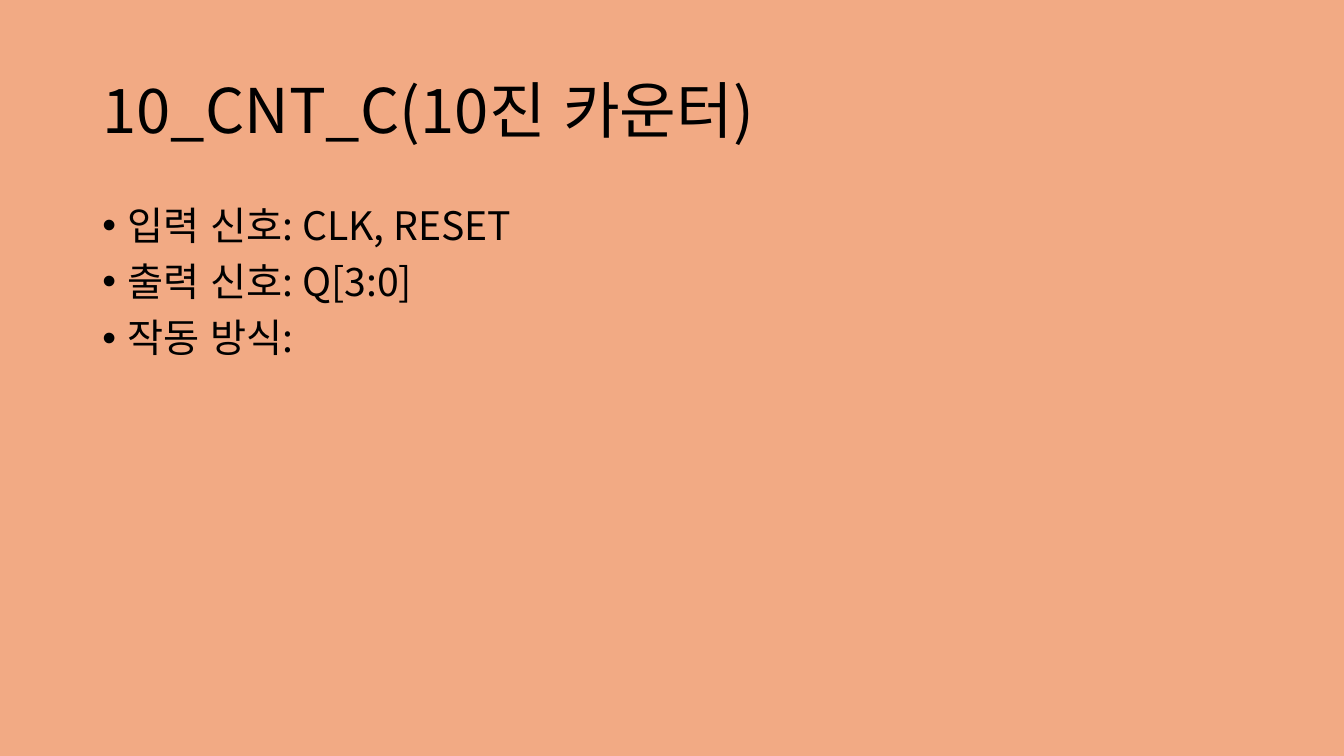
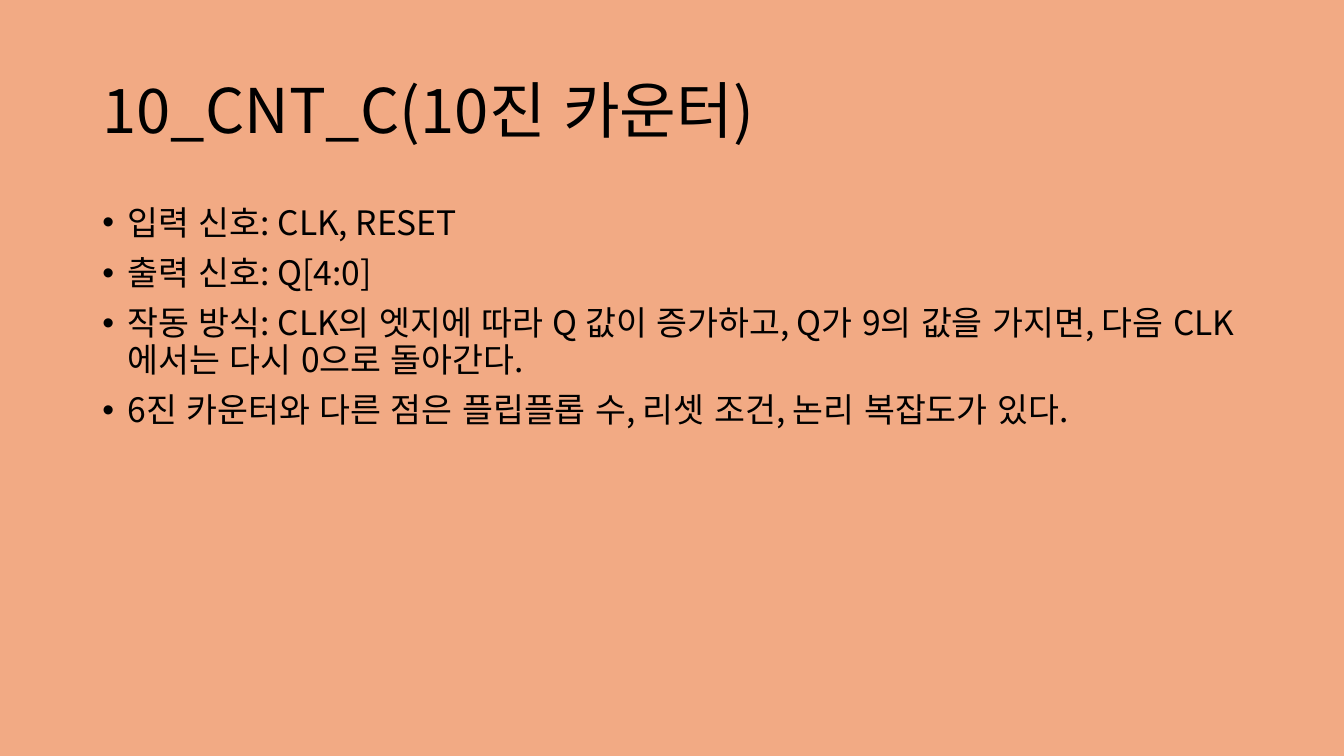
Before and after one commit to jwl1109/IOT, a slide deck: slide 10 of VLSI design 설계 실습/2025-05-29.pptx. Drawn at 1344x756 pixels with LibreOffice and Linux fonts; fonts in the diff are those of the drawing. Boxes give left, top, right and bottom in pixels: in the first picture for what was removed or moved away, otherwise in the second. Text is boxed around its words. In the diff, an @@ line names an element or a change of style, - is before the commit and + after.

```diff
--- a/VLSI design 설계 실습/2025-05-29.pptx
+++ b/VLSI design 설계 실습/2025-05-29.pptx
@@ text at [128,207,457,241]: size 28 to 24 pt in "입력 신호: CLK, RESET" @@
@@ text at [128,257,1164,428]: text changed; size 28 to 24 pt @@
-• 출력 신호: Q[3:0]
-• 작동 방식:
+• 출력 신호: Q[4:0]
+• 작동 방식: CLK의 엣지에 따라 Q 값이 증가하고, Q가 9의 값을 가지면, 다음 CLK에서는 다시 0으로 돌아간다.
+• 6진 카운터와 다른 점은 플립플롭 수, 리셋 조건, 논리 복잡도가 있다.
```
Also in this commit, not shown: 1 other slide changed, 1 slide added, 2 other files.
